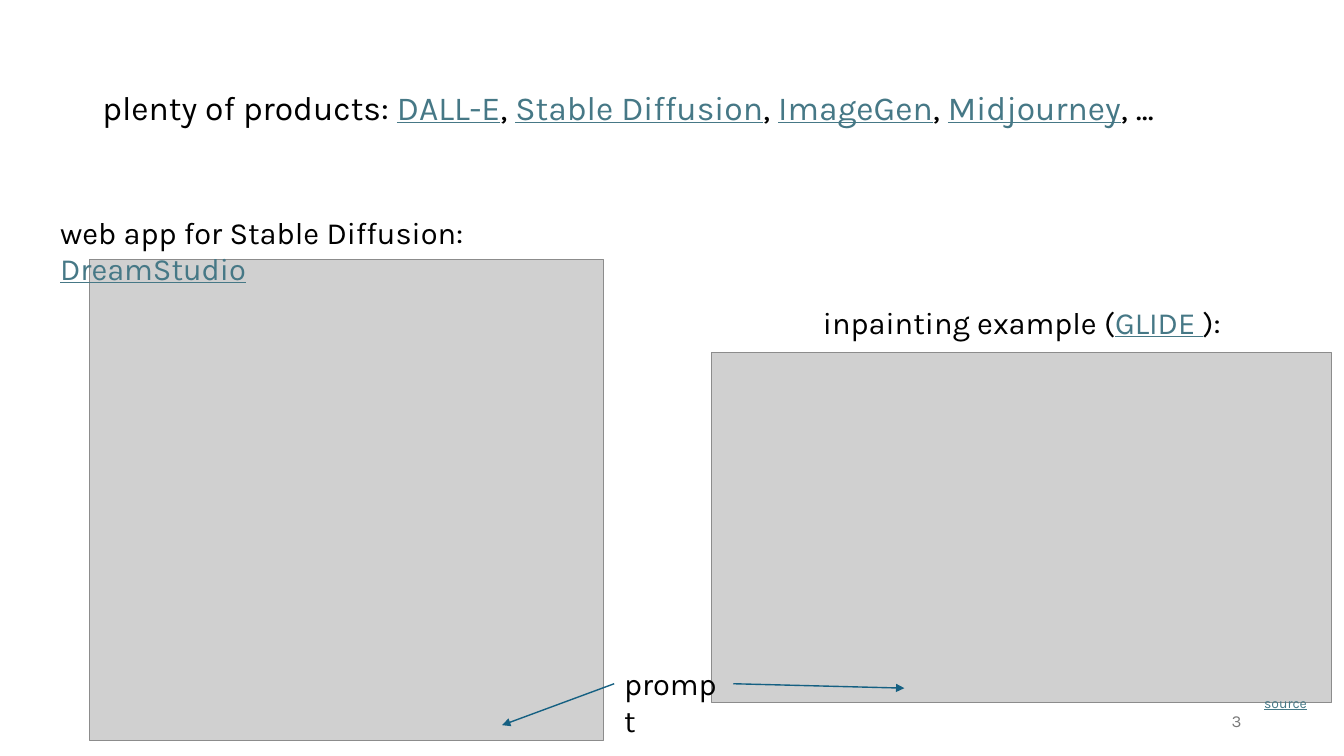
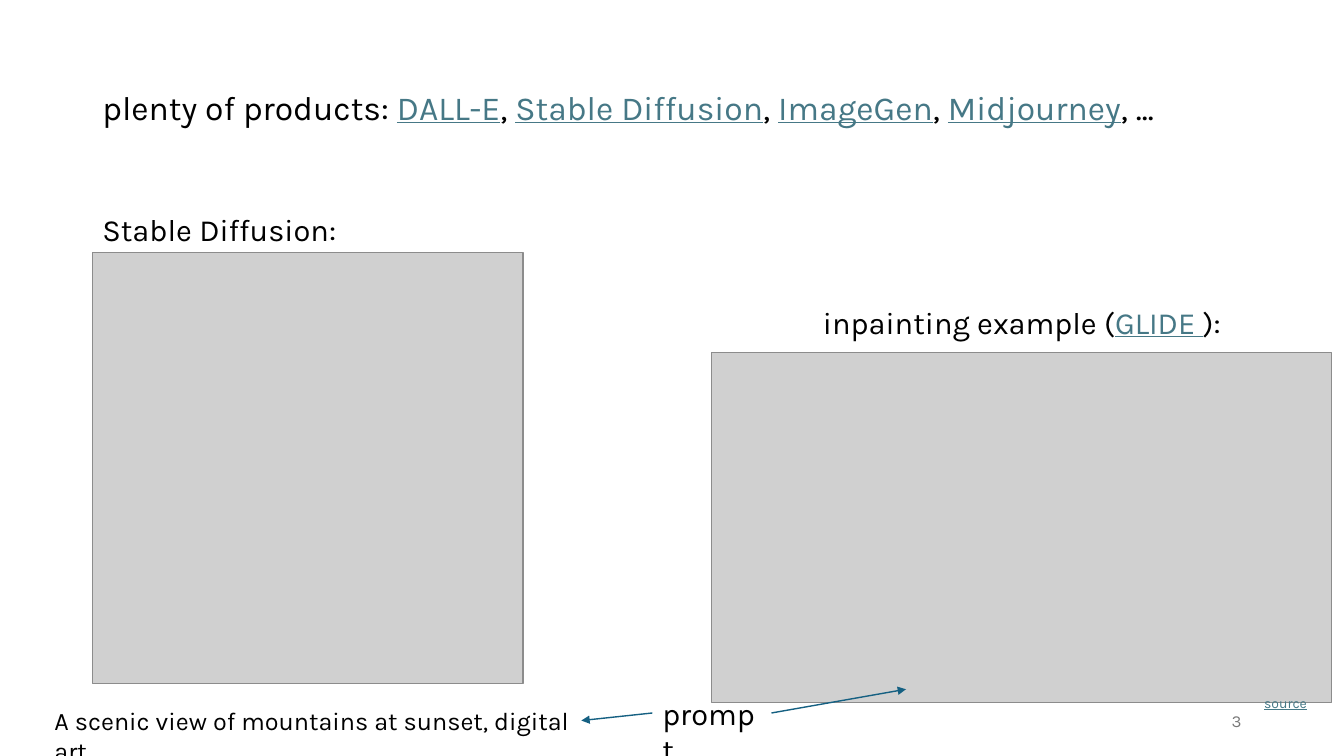
Before and after one commit to FelixWick/computer_vision, a slide deck: slide 3 of slides/6_image_synthesis.pptx. Drawn at 1344x756 pixels with LibreOffice and Linux fonts; fonts in the diff are those of the drawing; grey boxes stand for pictures. Boxes give left, top, right and bottom in pixels: in the first picture for what was removed or moved away, otherwise in the second. Text is boxed around its words. In the diff, an @@ line names an element or a change of style, - is before the commit and + after.

Commit message:
stable diffusion example

```diff
--- a/slides/6_image_synthesis.pptx
+++ b/slides/6_image_synthesis.pptx
@@ text at (x1=102, y1=219, x2=336, y2=242): text changed @@
-web app for Stable Diffusion: DreamStudio
+Stable Diffusion:
@@ picture resized from (x1=90, y1=259, x2=604, y2=741) to (x1=93, y1=253, x2=523, y2=684) @@
@@ text added at (x1=54, y1=712, x2=569, y2=736), 18 pt, text #000000 @@
+A scenic view of mountains at sunset, digital art
@@ arrow moved from (614, 684) - (502, 725) to (652, 713) - (582, 721) @@
@@ text "prompt" moved from (x1=614, y1=660, x2=733, y2=708) to (x1=652, y1=690, x2=771, y2=737) @@
@@ arrow moved from (733, 684) - (904, 689) to (771, 713) - (906, 690) @@
```
Also in this commit, not shown: 2 other files.
